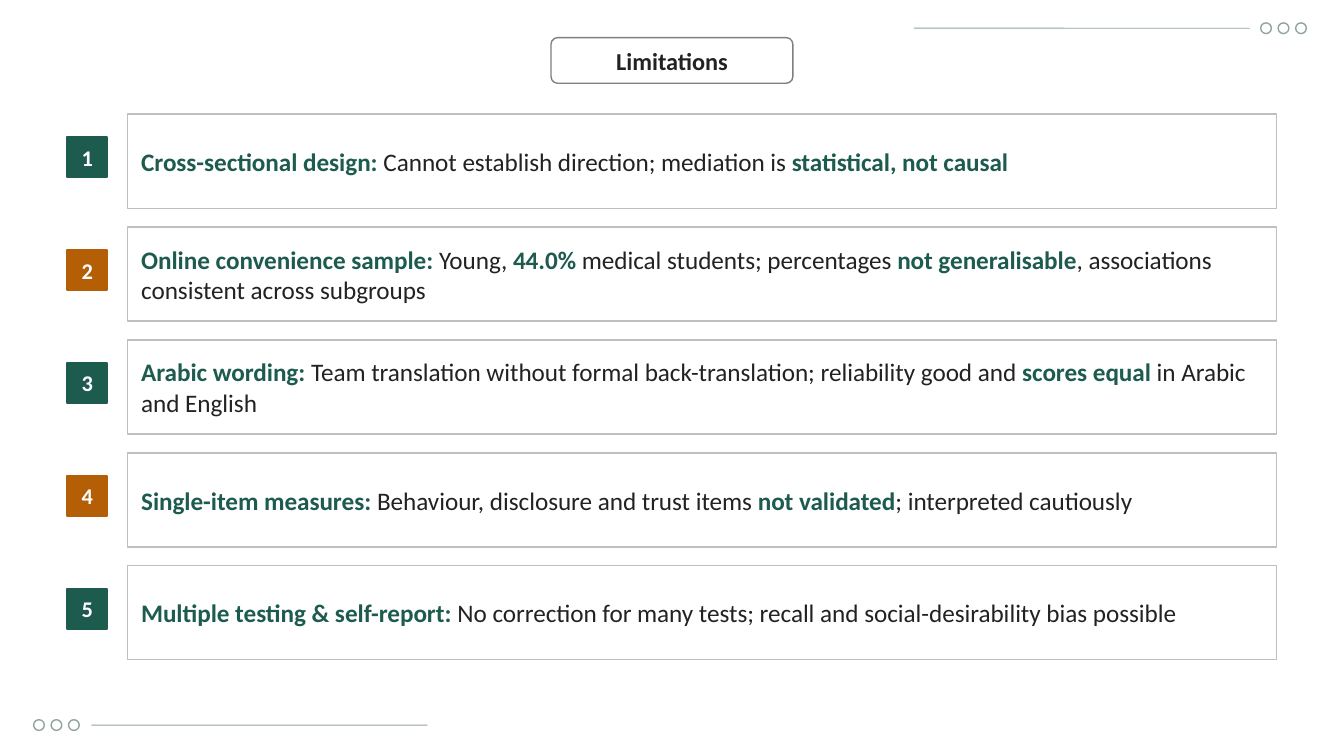
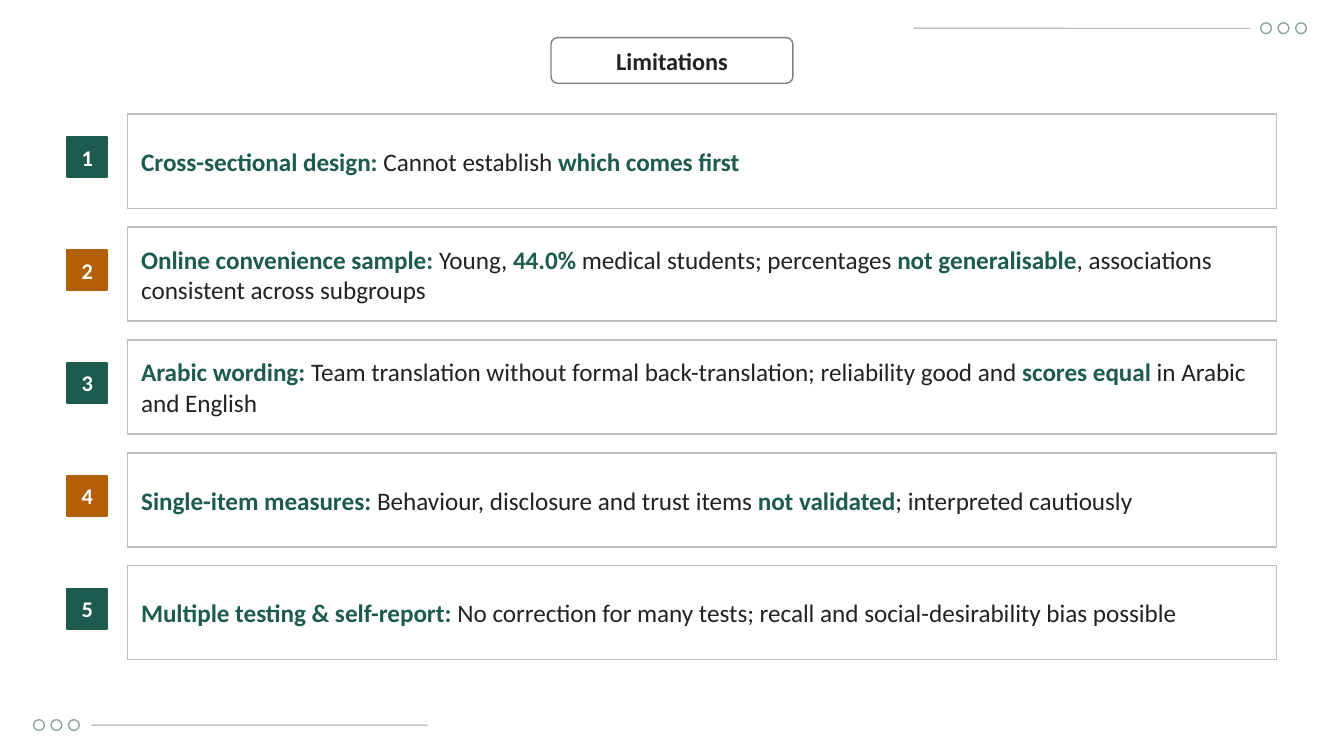
Before and after one commit to Yaseen279/History-Exam, a slide deck: slide 30 of research/output/study/Defence_Presentation_UOBCOM.pptx. Drawn at 1344x756 pixels with LibreOffice and Linux fonts; fonts in the diff are those of the drawing; background and template pictures are left out. Boxes give left, top, right and bottom in pixels: in the first picture for what was removed or moved away, otherwise in the second. Text is boxed around its words. In the diff, an @@ line names an element or a change of style, - is before the commit and + after.

```diff
--- a/research/output/study/Defence_Presentation_UOBCOM.pptx
+++ b/research/output/study/Defence_Presentation_UOBCOM.pptx
@@ text at (141, 153, 739, 176): text changed @@
-Cross-sectional design: Cannot establish direction; mediation is statistical, not causal
+Cross-sectional design: Cannot establish which comes first
```
Also in this commit, not shown: 5 other slides changed, 1 slide added, 1 slide removed, 10 other files.
